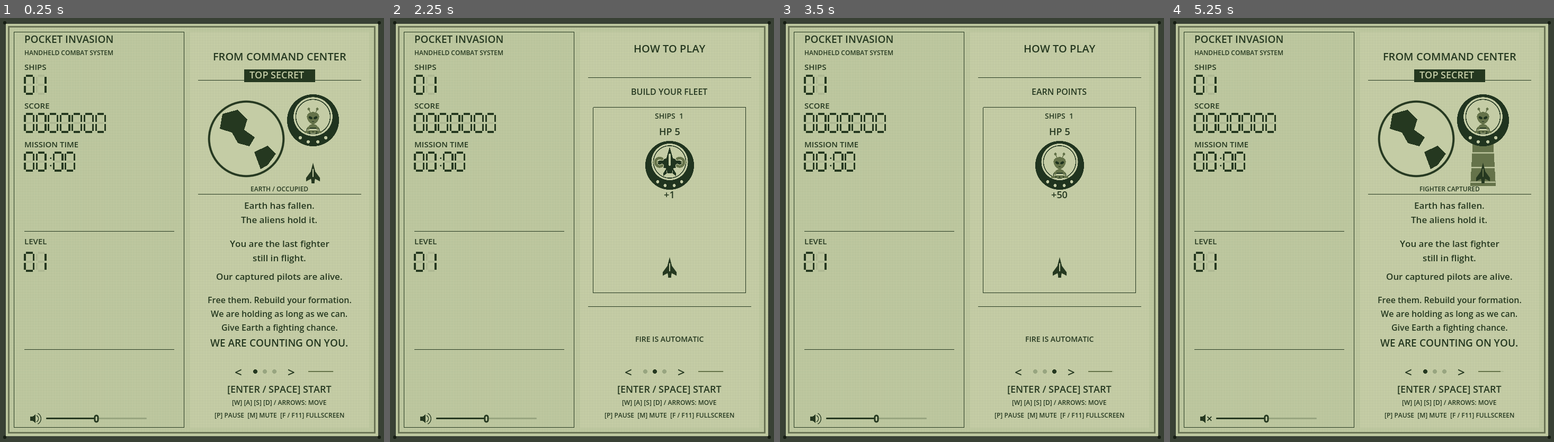
Above: before the commit, frames 1-4 (left to right).
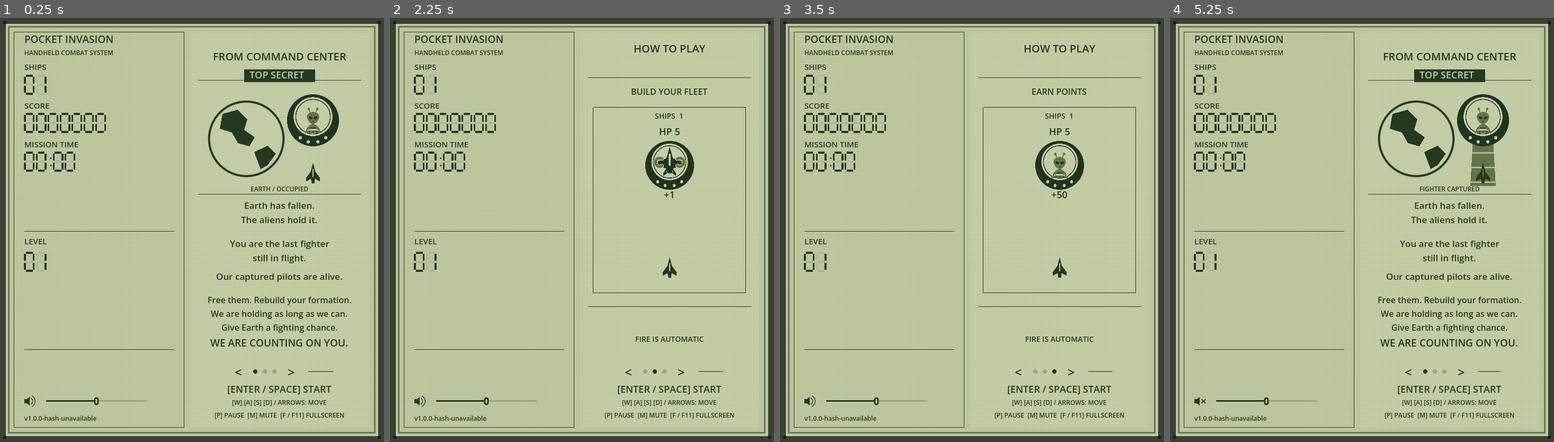
Above: after the commit, the same moments.

Repository: barmassimo/pocket-invasion
Game: Godot game, scene res://scenes/main.tscn
Same seed, same stepped clock (60 frames per second), same inputs: the game is played once before the commit and once after it.
Inputs (mouse positions are in pixels of both pictures, inside the frame that each line leads up to):
- Up to frame 1 (0.25 s): no input
- Up to frame 2 (2.25 s): click "<" at 0.5 s; click (643, 369) at 1.27 s; click (654, 369) at 2.02 s
- Up to frame 3 (3.5 s): click (1052, 369) at 2.77 s
- Up to frame 4 (5.25 s): click ">" at 3.5 s; click (1200, 416) at 4.27 s; click (1196, 399) at 5.02 s

The runs differ from the first frame. In frame 1, 0.3% of the frame differs, in the area x 6-39%, y 89-96%; in frame 2, 0.3%; in frame 3, 0.3%; in frame 4, 0.3%.

Commit message:
Release v1.0.0 with version and source identity in LCD HUD

Diff:
--- a/game/project.godot
+++ b/game/project.godot
@@ -2,6 +2,7 @@
 
 [application]
 config/name="Pocket Invasion"
+config/version="1.0.0"
 config/icon="res://assets/icons/app-icon.svg"
 run/main_scene="res://scenes/main.tscn"
 
--- /dev/null
+++ b/game/scripts/build_info.gd
@@ -0,0 +1,51 @@
+class_name BuildInfo
+extends RefCounted
+
+const SNAPSHOT_PATH: String = "res://build_info.json"
+
+static func version() -> String:
+	return str(ProjectSettings.get_setting("application/config/version", ""))
+
+static func git_output(root: String, arguments: PackedStringArray) -> Array:
+	var output: Array = []
+	var command := PackedStringArray(["-C", root])
+	command.append_array(arguments)
+	if OS.execute("git", command, output, false, false) != 0:
+		return []
+	return output
+
+static func source_identity(root: String) -> Dictionary:
+	# Only inspect this checkout, never an enclosing or unrelated repository.
+	if not DirAccess.dir_exists_absolute(root.path_join(".git")) and not FileAccess.file_exists(root.path_join(".git")):
+		return {}
+	var head: Array = git_output(root, PackedStringArray(["rev-parse", "--verify", "HEAD"]))
+	var state: Array = git_output(root, PackedStringArray(["status", "--porcelain", "--untracked-files=normal"]))
+	if head.is_empty() or state.is_empty():
+		return {}
+	return validated({"version": version(), "commit": str(head[0]).strip_edges(), "modified": not str(state[0]).strip_edges().is_empty()})
+
+static func validated(value: Variant) -> Dictionary:
+	if not value is Dictionary:
+		return {}
+	var info: Dictionary = value
+	if info.get("version", "") != version() or not info.get("commit") is String or not info.get("modified") is bool:
+		return {}
+	var hash_pattern := RegEx.new()
+	hash_pattern.compile("^([0-9a-f]{40}|[0-9a-f]{64})$")
+	if hash_pattern.search(info["commit"]) == null:
+		return {}
+	return {"version": version(), "commit": info["commit"], "modified": info["modified"]}
+
+static func current() -> Dictionary:
+	if OS.has_feature("editor"):
+		return source_identity(ProjectSettings.globalize_path("res://").path_join("..").simplify_path())
+	# Exported builds only read their bundled snapshot, with no Git dependency.
+	if not FileAccess.file_exists(SNAPSHOT_PATH):
+		return {}
+	return validated(JSON.parse_string(FileAccess.get_file_as_string(SNAPSHOT_PATH)))
+
+static func label(info: Dictionary) -> String:
+	var identity: Dictionary = validated(info)
+	if identity.is_empty():
+		return "v%s-hash-unavailable" % version()
+	return "v%s-%s%s" % [version(), str(identity["commit"]).left(7), "-modified" if identity["modified"] else ""]
--- a/game/scripts/checks.gd
+++ b/game/scripts/checks.gd
@@ -3,6 +3,7 @@
 const Main = preload("res://scripts/main.gd")
 const Rules = preload("res://scripts/invasion_rules.gd")
 const Encounters = preload("res://scripts/encounters.gd")
+const Info = preload("res://scripts/build_info.gd")
 var failures: int = 0
 
 func check(condition: bool, description: String) -> void:
@@ -161,8 +162,25 @@
 	check(game.pickups.is_empty() and game.squad.size() == 3, "Blinking fighters remain collectible even on an invisible blink frame")
 
 func run() -> void:
+	var clean_identity: Dictionary = {"version": Info.version(), "commit": "a".repeat(40), "modified": false}
+	check(Info.label(clean_identity) == "v%s-aaaaaaa" % Info.version(), "Clean build identity uses compact version-hash format")
+	var dirty_identity: Dictionary = clean_identity.duplicate()
+	dirty_identity["modified"] = true
+	check(Info.label(dirty_identity) == "v%s-aaaaaaa-modified" % Info.version(), "Development identity marks local modifications")
+	check(Info.label({}) == "v%s-hash-unavailable" % Info.version(), "Missing provenance never claims a clean hash")
+	var invalid_identity: Dictionary = clean_identity.duplicate()
+	invalid_identity["version"] = "stale-version"
+	check(Info.validated(invalid_identity).is_empty(), "Snapshots from another application version are rejected")
+	invalid_identity = clean_identity.duplicate()
+	invalid_identity["modified"] = "false"
+	check(Info.validated(invalid_identity).is_empty(), "Malformed modification state cannot masquerade as a clean build")
+	invalid_identity = clean_identity.duplicate()
+	invalid_identity["commit"] = "not-a-hash"
+	check(Info.validated(invalid_identity).is_empty(), "Invalid commit identity is rejected")
 	var game := Main.new()
 	root.add_child(game)
+	check(game.lcd.volume_slider.get_rect().end.y < game.lcd.version_label.position.y, "Raised volume control leaves clear space above version label")
+	check(game.lcd.version_label.position.x == 46 and game.lcd.version_label.get_rect().end.y < 773, "Version label stays inside the lower-left LCD panel")
 	check(game.lcd.intro.visible and not game.lcd.demo.visible and not game.running, "Startup shows the story without running the course or demo")
 	var control_key := InputEventKey.new()
 	control_key.pressed = true
--- a/game/scripts/lcd_display.gd
+++ b/game/scripts/lcd_display.gd
@@ -7,6 +7,7 @@
 const Rules = preload("res://scripts/invasion_rules.gd")
 const Demo = preload("res://scripts/attract_demo.gd")
 const Intro = preload("res://scripts/story_intro.gd")
+const Info = preload("res://scripts/build_info.gd")
 const WINDOW_WIDTH: int = 725
 const PLAYFIELD_CENTER_X: float = 528.0
 const PLAYFIELD_RECT := Rect2(359, 27, 338, 746)
@@ -24,6 +25,7 @@
 var muted: bool = false
 var volume_slider: HSlider
 var page_navigation: Control
+var version_label: Label
 var lcd_font := SystemFont.new()
 
 func _ready() -> void:
@@ -47,7 +49,7 @@
 		add_page_button(Vector2(473 + page * 18, 651), Vector2(18, 32), "", "Page %d" % (page + 1), select_page.bind(page))
 	add_page_button(Vector2(534, 651), Vector2(32, 32), ">", "Next page (Right arrow)", func() -> void: step_page(1))
 	volume_slider = HSlider.new()
-	volume_slider.position = Vector2(87, 742)
+	volume_slider.position = Vector2(87, 709)
 	volume_slider.size = Vector2(190, 28)
 	volume_slider.min_value = 0
 	volume_slider.max_value = 100
@@ -71,7 +73,7 @@
 	volume_slider.value_changed.connect(func(value: float) -> void: volume_changed.emit(value))
 	add_child(volume_slider)
 	var speaker_button := Button.new()
-	speaker_button.position = Vector2(40, 740)
+	speaker_button.position = Vector2(29, 707)
 	speaker_button.size = Vector2(40, 30)
 	speaker_button.flat = true
 	speaker_button.focus_mode = Control.FOCUS_NONE
@@ -80,6 +82,20 @@
 		speaker_button.add_theme_stylebox_override(style_name, StyleBoxEmpty.new())
 	speaker_button.pressed.connect(func() -> void: mute_requested.emit())
 	add_child(speaker_button)
+	var identity: Dictionary = Info.current()
+	version_label = Label.new()
+	version_label.position = Vector2(46, 747)
+	version_label.size = Vector2(283, 22)
+	version_label.text = Info.label(identity)
+	version_label.add_theme_font_override("font", lcd_font)
+	version_label.add_theme_font_size_override("font_size", 12)
+	version_label.add_theme_color_override("font_color", INK)
+	version_label.mouse_filter = Control.MOUSE_FILTER_PASS
+	version_label.tooltip_text = "Source commit: %s" % identity.get("commit", "unavailable")
+	if identity.get("modified", false):
+		version_label.tooltip_text += "\nLocal changes beyond this commit are included."
+	add_child(version_label)
+	print("BUILD_IDENTITY=", version_label.text)
 
 func set_playing(playing: bool) -> void:
 	attract_active = not playing
@@ -190,7 +206,7 @@
 	caption(Vector2(46, 427), "LEVEL")
 	segment_text("%02d" % Rules.threat_level(float(seconds)), Vector2(47, 443), 34)
 	draw_line(Vector2(46, 626), Vector2(329, 626), INK)
-	draw_set_transform(Vector2(57, 747.6), 0.0, Vector2(0.60, 0.60))
+	draw_set_transform(Vector2(46, 714.6), 0.0, Vector2(0.60, 0.60))
 	draw_speaker(Vector2.ZERO)
 	draw_set_transform(Vector2.ZERO)
 
--- /dev/null
+++ b/game/scripts/write_build_info.gd
@@ -0,0 +1,15 @@
+extends SceneTree
+
+const Info = preload("res://scripts/build_info.gd")
+
+func _initialize() -> void:
+	var identity: Dictionary = Info.current()
+	var file := FileAccess.open(Info.SNAPSHOT_PATH, FileAccess.WRITE)
+	if file == null:
+		push_error("Cannot write build identity snapshot")
+		quit(1)
+		return
+	file.store_string(JSON.stringify(identity, "\t") + "\n")
+	file.close()
+	print("BUILD_IDENTITY=", Info.label(identity))
+	quit()
Not shown, changed: game/export_presets.cfg
Not shown, added: game/scripts/build_info.gd.uid
Not shown, added: game/scripts/write_build_info.gd.uid
Not shown, changed: AGENTS.md
Not shown, added: docs/CHANGELOG.md
Not shown, changed: scripts/Export-Web.ps1
Not shown, changed: scripts/Export-Windows.ps1
Not shown, added: scripts/Write-BuildInfo.ps1
